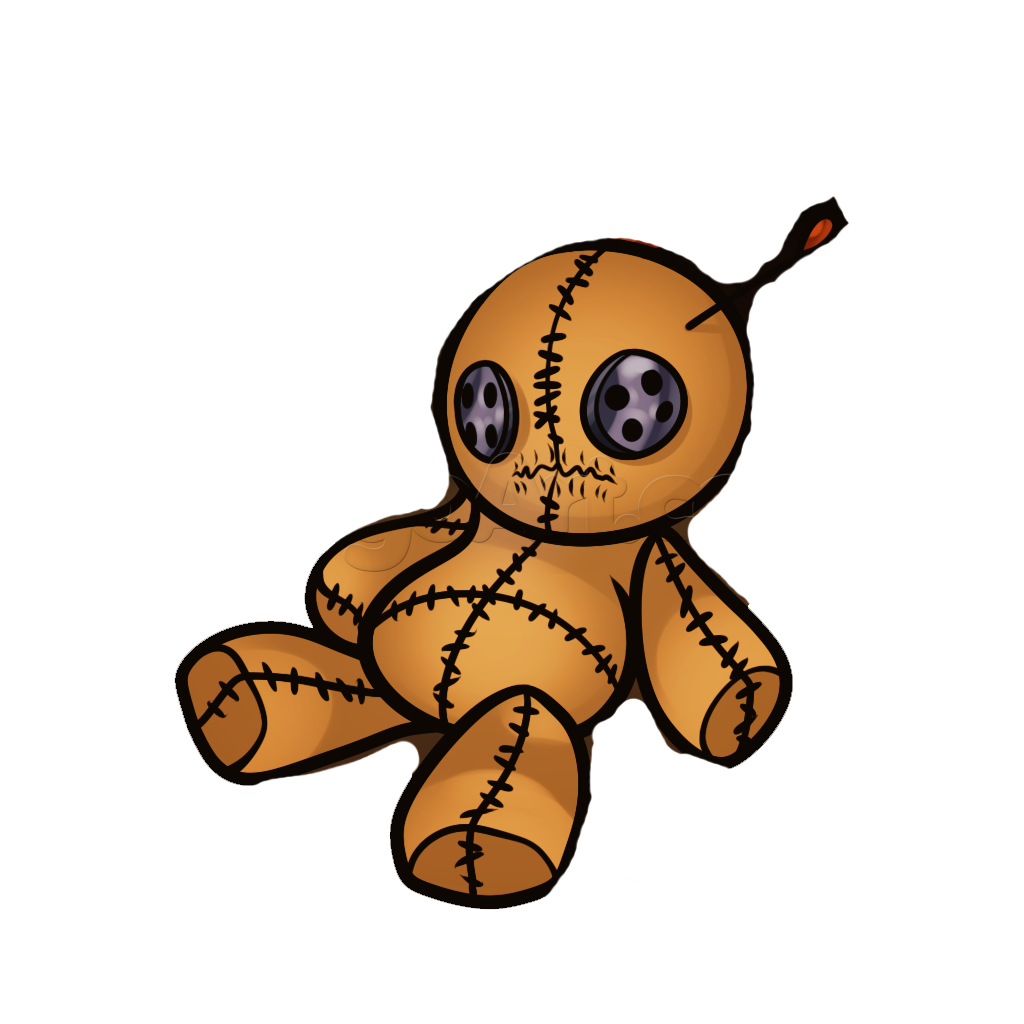
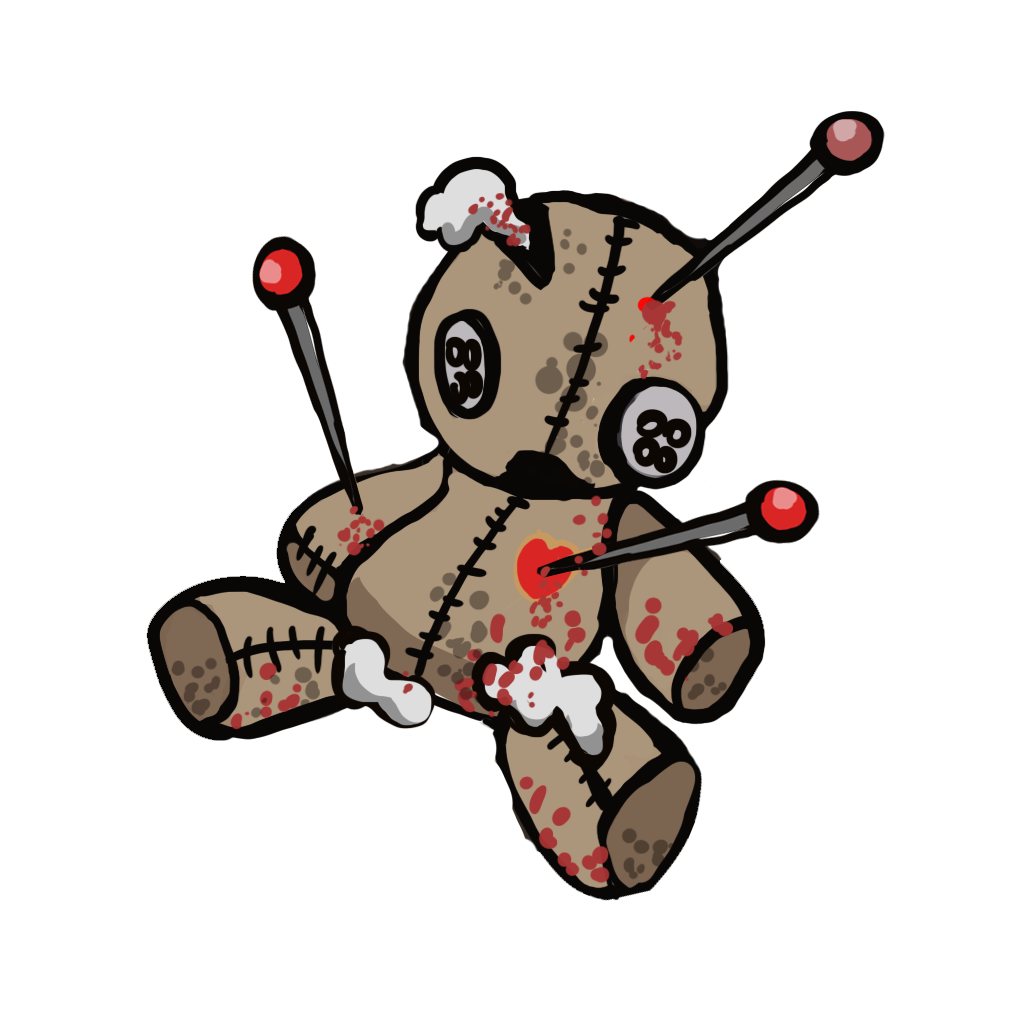
Comparing the layer stacks of the two (1024, 1024) images. Changes:
removed layer "Layer 1" over [174,195,849,910]
added layer "Layer 5" (39%) above "Layer 3" over [171,228,728,880]
added layer "Layer 3" (95%) above "Layer 4" over [230,192,734,883]
added layer "Layer 4" above "Layer 6 copy" over [330,336,692,770]
added layer "Layer 6 copy" above "Layer 6" over [252,235,820,578]
added layer "Layer 6" above "Layer 2" over [512,368,650,604]
added layer "Layer 2" above "Camada 5" over [146,111,885,902]
